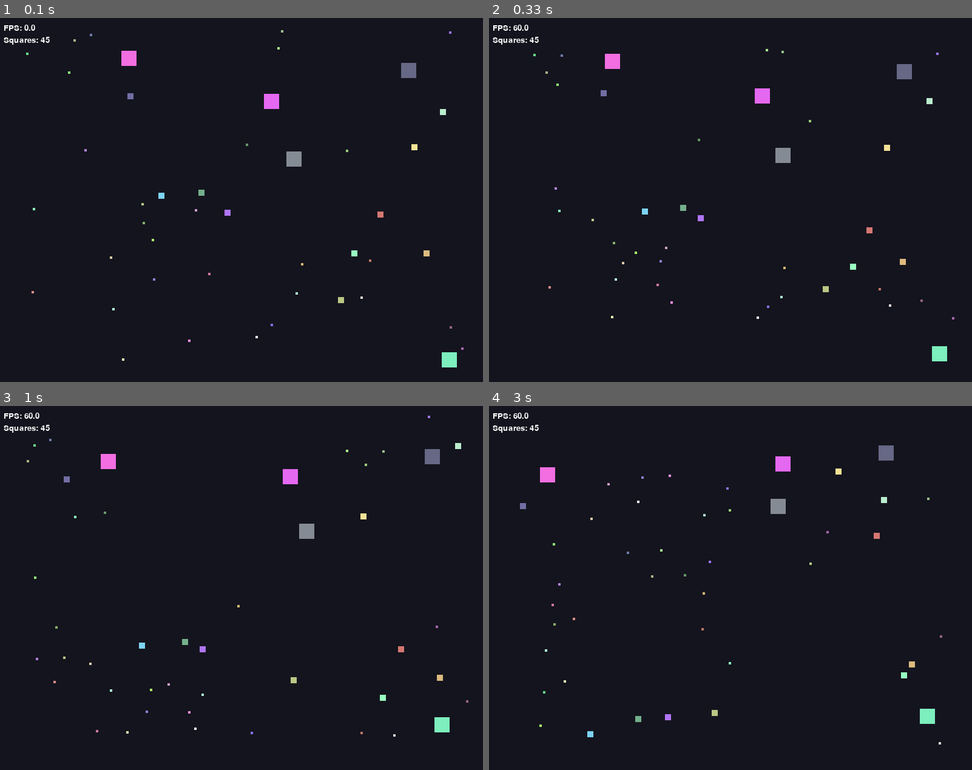
Above: before the commit, frames 1-4 (two rows, left to right).
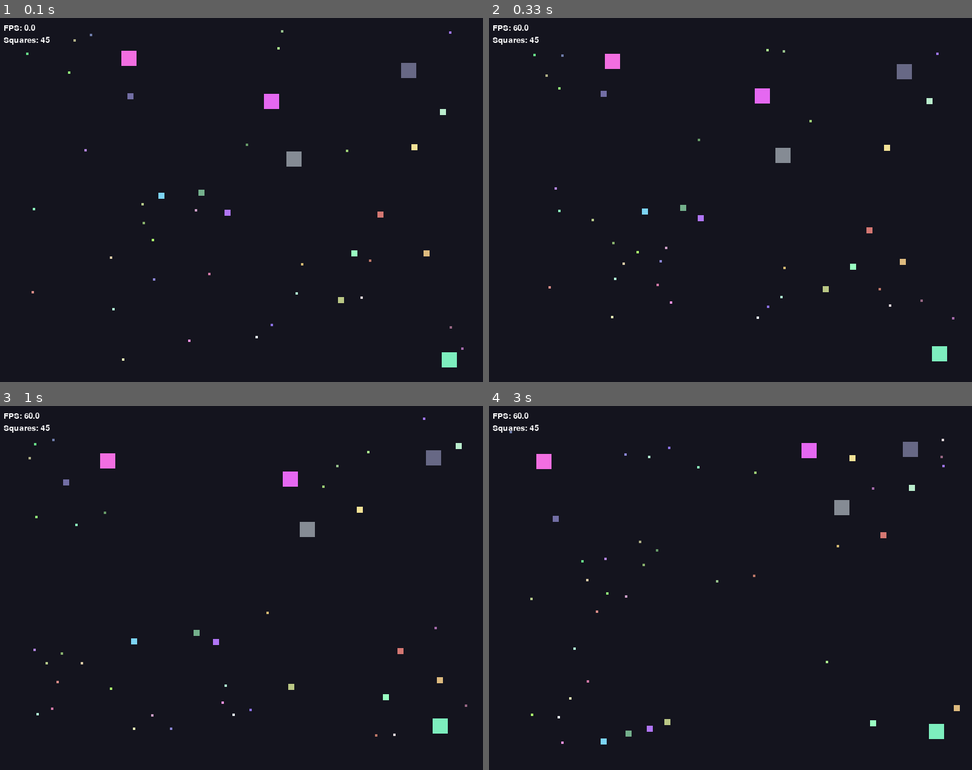
Above: after the commit, the same moments.

Repository: Krishnabansal2006/lab8-pygame
Game: pygame game, started from main.py
The game is run twice, just before and just after one commit, with the same random seed, the same clock (stepped at 60 frames per second) and the same inputs.
Inputs:
- Up to frame 1 (0.1 s): no input
- Up to frame 2 (0.33 s): no input
- Up to frame 3 (1 s): no input
- Up to frame 4 (3 s): no input

Frame 1 is identical in both runs. In frame 2, less than 0.1% of the frame differs, in the area x 11-67%, y 8-79%; in frame 3, 0.7%; in frame 4, 1.9%, in the area x 4-98%, y 6-93%.

Commit message:
q6 - eating++

Diff:
--- a/sim/entities.py
+++ b/sim/entities.py
@@ -46,12 +46,12 @@
         self.max_speed: float = MAX_SPEED * (MIN_SIZE / self.size)
         self.speed: float = self.max_speed
 
-        self.jitter_timer: int = random.randint(20, 60)
+        self.jitter_timer: int = random.randint(10, 60)
         angle: float = random.uniform(0, 2 * math.pi)
         self.vx: float = self.speed * math.cos(angle)
         self.vy: float = self.speed * math.sin(angle)
 
-        self.lifespan: float = random.uniform(5, 20)
+        self.lifespan: float = random.uniform(20, 60)
         self.age: float = 0.0
         self.freeze_timer: float = 0.0
 
@@ -64,6 +64,17 @@
         self.size += amount
         self.max_speed = MAX_SPEED * (MIN_SIZE / self.size)
         self.speed = self.max_speed
+
+    def split(self) -> "Square":
+        """Exercise 6: Splits the square into two."""
+        new_size = self.size // 2  # Half the size
+        self.size = new_size
+        # Update speed for the original square
+        self.max_speed = MAX_SPEED * (MIN_SIZE / self.size)
+        self.speed = self.max_speed
+
+        # Create the 'child' square at the same position
+        return Square(self.x, self.y, new_size, self.color)
 
     def is_dead(self) -> bool:
         return self.age >= self.lifespan
--- a/sim/game.py
+++ b/sim/game.py
@@ -21,30 +21,30 @@
 ) -> list[Square]:
     """Update all squares and collect death effects plus rebirth schedules."""
     alive: list[Square] = []
+    newly_split: list[Square] = []
 
     for square in squares:
-        # update_square now uses move_and_wrap internally (Exercise 3)
         update_square(square, WIDTH, HEIGHT, squares, dt)
 
-        # Exercise 5: Check for predator to handle growth
         predator = square.get_predator(squares)
 
         if square.is_dead() or predator is not None:
             if predator is not None:
-                # Predator grows by 2 pixels when eating
                 predator.grow(2)
+                # Exercise 6: Split if size exceeds 30
+                if predator.size >= 30:
+                    newly_split.append(predator.split())
 
             center_x: float = square.x + square.size / 2
             center_y: float = square.y + square.size / 2
             particles.extend(create_death_particles(center_x, center_y, square.color))
-            # Exercise 2: Rebirth stores the original size
             pending_spawns.append(
                 (current_time + REBIRTH_DELAY_SECONDS, center_x, center_y, square.size)
             )
         else:
             alive.append(square)
 
-    return alive
+    return alive + newly_split
 
 
 def _process_rebirths(
@@ -58,7 +58,6 @@
 
     for spawn_time, birth_x, birth_y, original_size in pending_spawns:
         if current_time >= spawn_time:
-            # Exercise 2: Factory uses the passed original_size
             new_square: Square = spawn_reborn_square(birth_x, birth_y, original_size)
             particles.extend(create_birth_particles(birth_x, birth_y, new_square.color))
             squares.append(new_square)
@@ -91,7 +90,6 @@
     pygame.display.set_caption("Random Squares")
     clock: pygame.time.Clock = pygame.time.Clock()
 
-    # Exercise 1: Mixed population
     squares: list[Square] = []
     for _ in range(5):
         squares.append(create_fixed_square(WIDTH, HEIGHT, 25))
Not shown, changed: MY_EXAM.md
